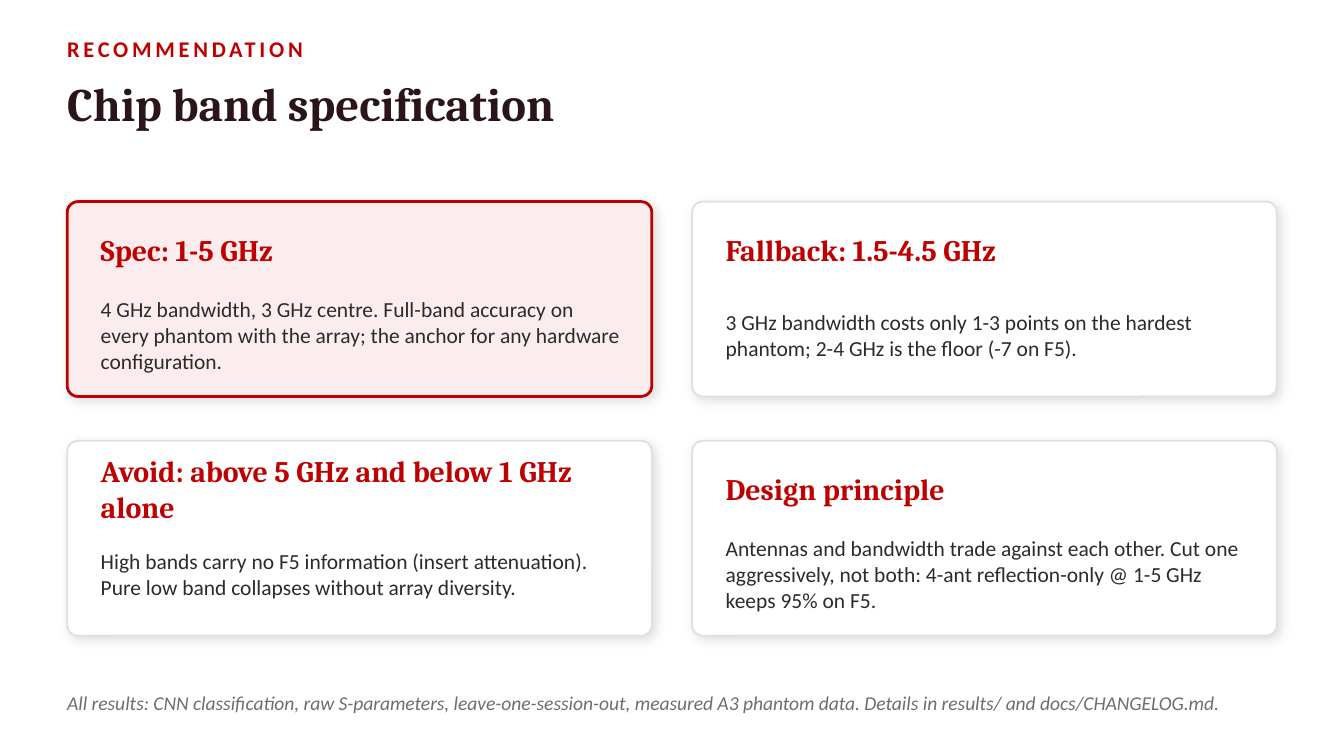
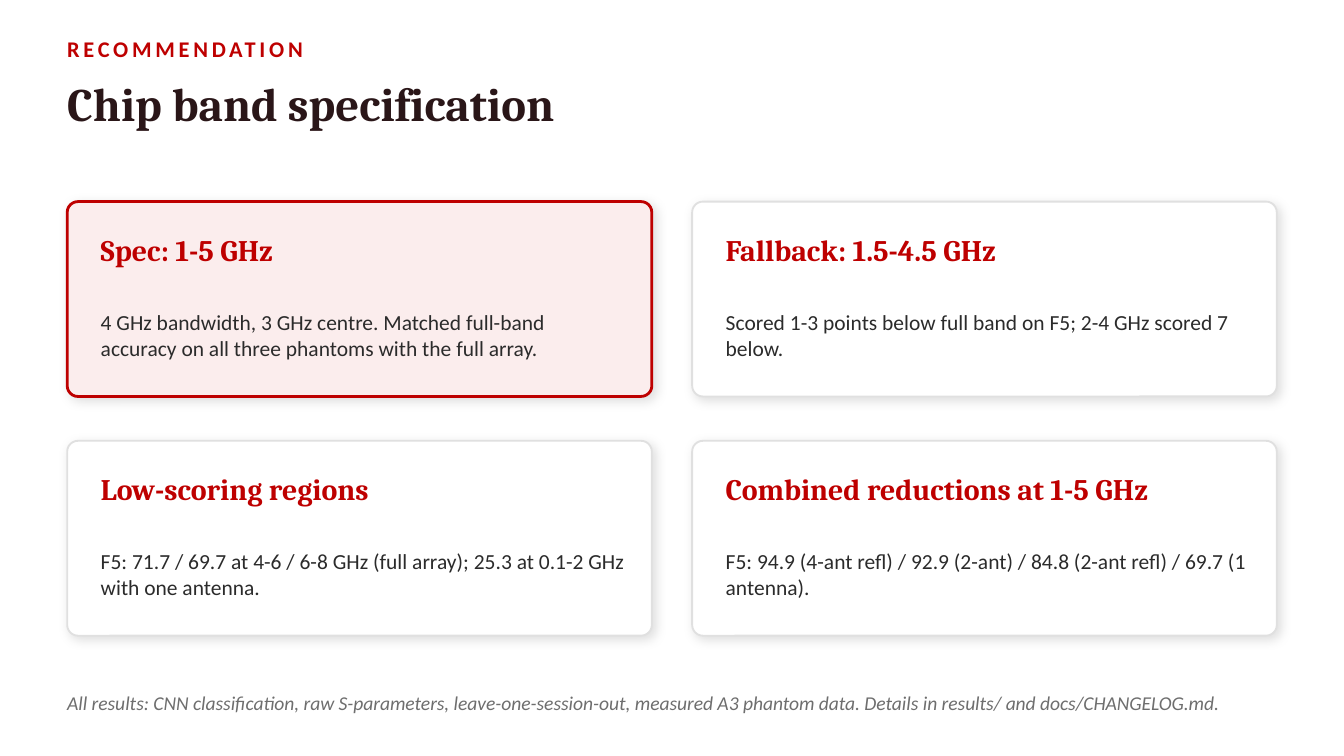
Before and after one commit to pmart1534/microwave-phantom-localization-cnn-mlp, a slide deck: slide 8 of presentation/Frequency_Reduction.pptx. Drawn at 1344x756 pixels with LibreOffice and Linux fonts; fonts in the diff are those of the drawing. Boxes give left, top, right and bottom in pixels: in the first picture for what was removed or moved away, otherwise in the second. Text is boxed around its words. In the diff, an @@ line names an element or a change of style, - is before the commit and + after.

```diff
--- a/presentation/Frequency_Reduction.pptx
+++ b/presentation/Frequency_Reduction.pptx
@@ text at (101,315,544,360): text changed @@
-4 GHz bandwidth, 3 GHz centre. Full-band accuracy on every phantom with the array; the anchor for any hardware configuration.
+4 GHz bandwidth, 3 GHz centre. Matched full-band accuracy on all three phantoms with the full array.
@@ text at (726,315,1228,356): text changed @@
-3 GHz bandwidth costs only 1-3 points on the hardest phantom; 2-4 GHz is the floor (-7 on F5).
+Scored 1-3 points below full band on F5; 2-4 GHz scored 7 below.
@@ text at (101,479,369,507): text changed @@
-Avoid: above 5 GHz and below 1 GHz alone
+Low-scoring regions
@@ text at (726,479,1148,501): text changed @@
-Design principle
+Combined reductions at 1-5 GHz
@@ text at (101,553,623,595): text changed @@
-High bands carry no F5 information (insert attenuation). Pure low band collapses without array diversity.
+F5: 71.7 / 69.7 at 4-6 / 6-8 GHz (full array); 25.3 at 0.1-2 GHz with one antenna.
@@ text at (726,553,1245,598): text changed @@
-Antennas and bandwidth trade against each other. Cut one aggressively, not both: 4-ant reflection-only @ 1-5 GHz keeps 95% on F5.
+F5: 94.9 (4-ant refl) / 92.9 (2-ant) / 84.8 (2-ant refl) / 69.7 (1 antenna).
```
Also in this commit, not shown: 11 other slides changed, 3 other files.
